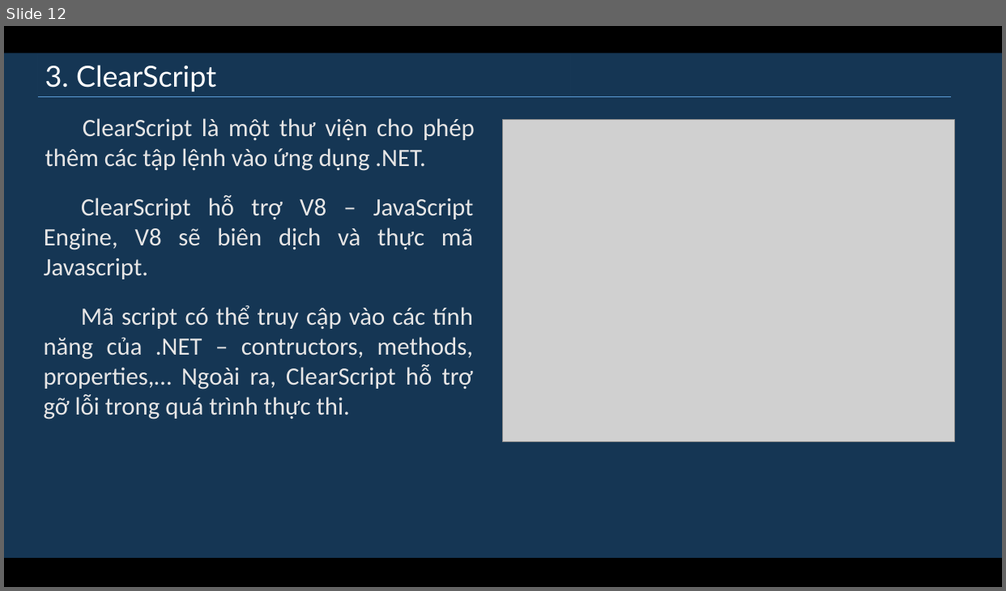
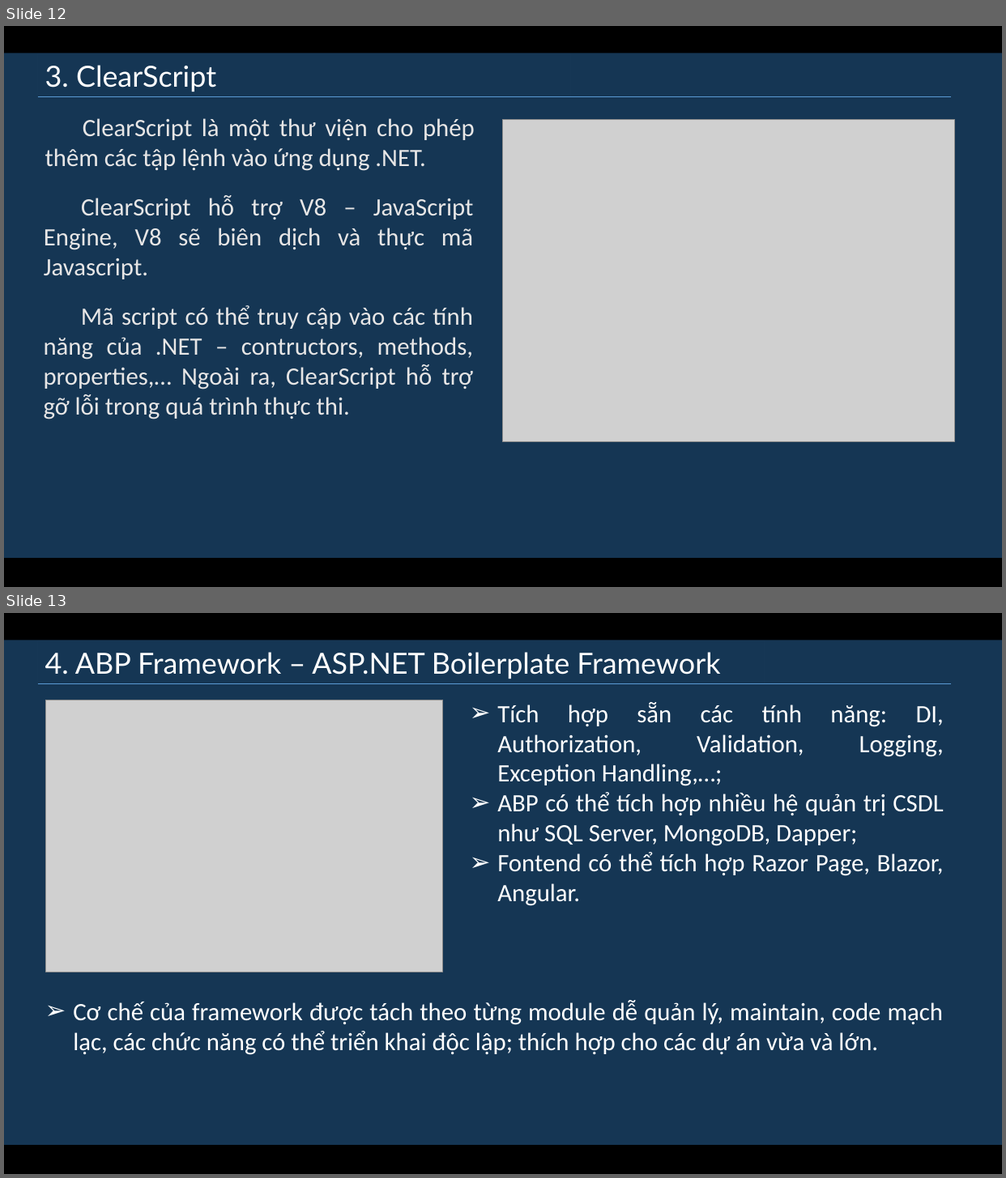
Before and after one commit to diennttlu/Graduation-Project, a slide deck: documents/implementations/slide.pptx. Shown one above the other, each under a label of ours: slide 12 before the commit, slides 12 and 13 after it. The pictures are 1006x591 and 1006x1178 pixels, drawn with LibreOffice and Linux fonts; fonts in the diff are those of the drawing; grey boxes stand for pictures. Boxes give left, top, right and bottom in pixels: in the first picture for what was removed or moved away, otherwise in the second. Text is boxed around its words. In the diff, an @@ line names an element or a change of style, - is before the commit and + after.

```diff
--- a/documents/implementations/slide.pptx
+++ b/documents/implementations/slide.pptx
@@ slide 13 added at [4, 613, 1002, 1174], background gradient #E7E6E6 to #F2F2F2 @@
@@ rectangle added at [4, 613, 1002, 1174], fill #000000 @@
@@ rectangle added at [4, 640, 1002, 1145], fill #1F4E79 at 70% opacity @@
@@ rectangle added at [38, 641, 765, 684], outline #163755 0.75 pt, 28 pt, text #FFFFFF @@
+4. ABP Framework – ASP.NET Boilerplate Framework
@@ line added from (38, 684) to (951, 684), #5B9BD5 0.5 pt @@
@@ picture added at [45, 700, 443, 973] @@
@@ text added at [497, 702, 944, 906], 24 pt, text #FFFFFF @@
+➢ Tích hợp sẵn các tính năng: DI, Authorization, Validation, Logging, Exception Handling,…;
+➢ ABP có thể tích hợp nhiều hệ quản trị CSDL như SQL Server, MongoDB, Dapper;
+➢ Fontend có thể tích hợp Razor Page, Blazor, Angular.
@@ text added at [73, 1000, 944, 1055], 24 pt, text #FFFFFF @@
+➢ Cơ chế của framework được tách theo từng module dễ quản lý, maintain, code mạch lạc, các chức năng có thể triển khai độc lập; thích hợp cho các dự án vừa và lớn.
```
Also in this commit, not shown: 1 slide changed, 5 other slides added, 4 other files.
